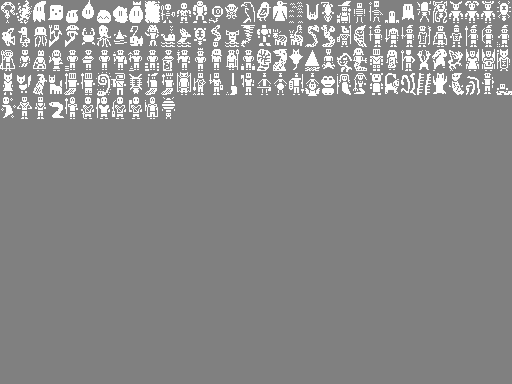
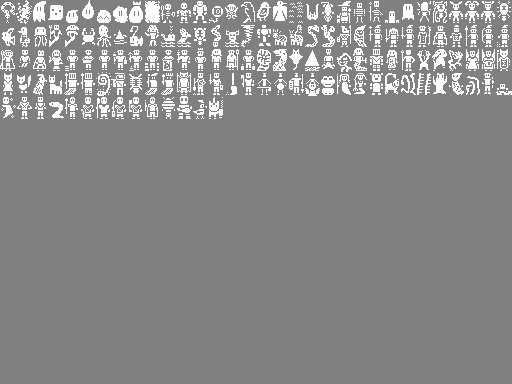
The second 512x384 image is a revision of the first. Changes to its layers:
painted on "Background" over (177, 96, 223, 119)
